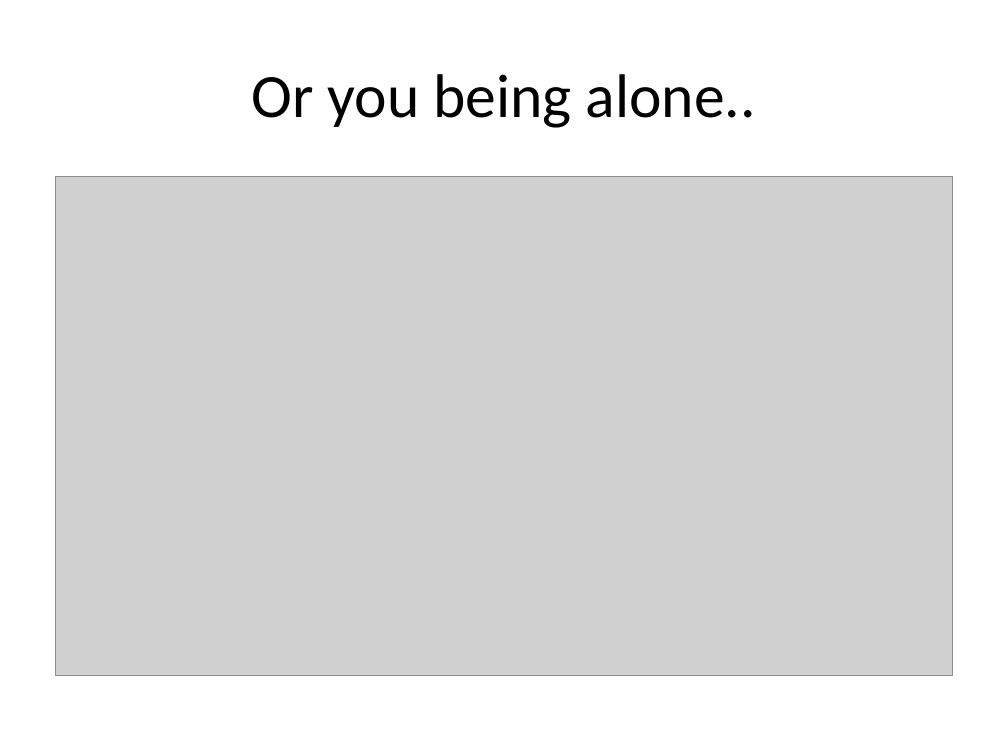
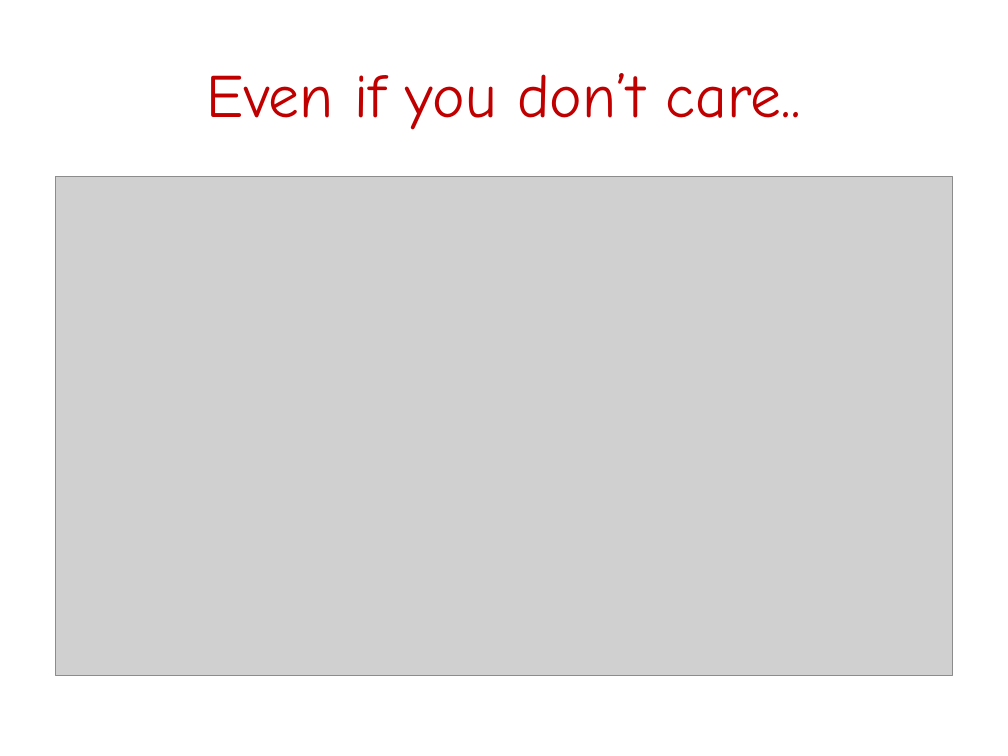
Before and after one commit to FeedMapping/Schema, a slide deck: slide 10 of slide/ppt/WhyMapping.pptx (slide 4 before the commit). Drawn at 1008x756 pixels with LibreOffice and Linux fonts; fonts in the diff are those of the drawing; grey boxes stand for pictures. Boxes give left, top, right and bottom in pixels: in the first picture for what was removed or moved away, otherwise in the second. Text is boxed around its words. In the diff, an @@ line names an element or a change of style, - is before the commit and + after.

```diff
--- a/slide/ppt/WhyMapping.pptx
+++ b/slide/ppt/WhyMapping.pptx
@@ title at [207, 73, 801, 130]: text changed; font Calibri to Comic Neue; text colour #000000 to #C00000 @@
-Or you being alone..
+Even if you don’t care..
```
Also in this commit, not shown: 10 other slides changed.
